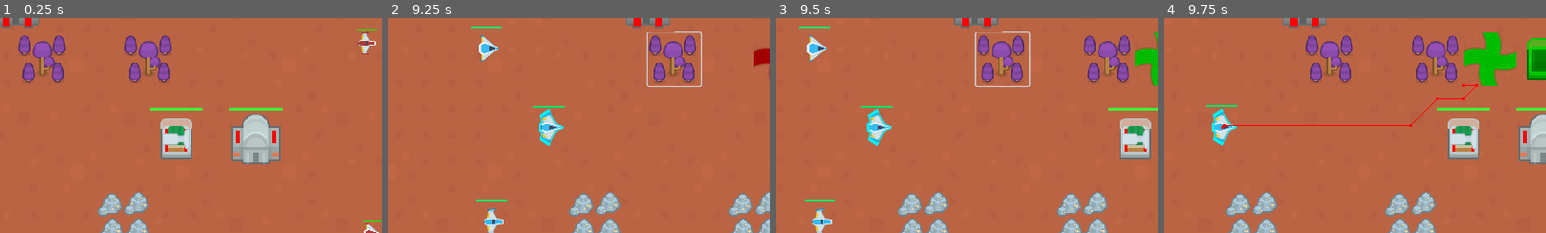
Above: before the commit, frames 1-4 (left to right).
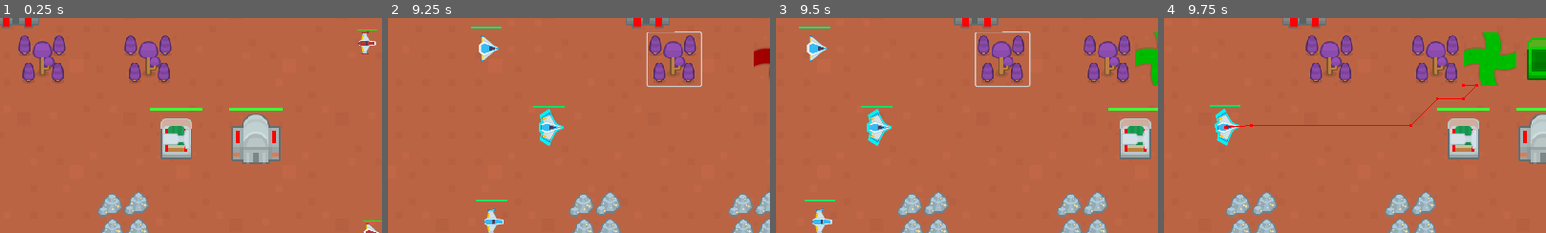
Above: after the commit, the same moments.

Repository: mchiang87/rts
Game: Godot game, scene res://main.tscn
The game is run twice, just before and just after one commit, with the same random seed, the same clock (stepped at 60 frames per second) and the same inputs.
Inputs (mouse positions are % of the whole screen's width and height, from its top left):
- Up to frame 1 (0.25 s): no input
- Up to frame 2 (9.25 s): click (14, 37) at 0.5 s; click (3, 81) at 1.25 s; move the mouse to (72, 45) at 2.02 s; click (72, 45) at 2.17 s; tap Enter at 2.75 s; drag from (30, 55) to (60, 41) at 2.77 s; click (3, 81) at 3.5 s; click (10, 81) at 4.25 s; click (13, 81) at 5 s; click (16, 81) at 5.75 s; click (20, 81) at 6.5 s; click (6, 81) at 7.25 s; click (9, 74) at 8.02 s; click (99, 25) at 8.77 s
- Up to frame 3 (9.5 s): no input
- Up to frame 4 (9.75 s): click (97, 25) at 9.5 s
The pictures show only the part of the screen within x 46-96%, y 15-65%; the shares and areas given below are measured in that part.

Frames 1-3 are identical in both runs. In frame 4, 0.7% of the frame differs, in the area x 11-24%, y 40-60%.

Commit message:
tweaking button click utility + smol refactor

Diff:
--- a/farm.gd
+++ b/farm.gd
@@ -23,6 +23,7 @@
 	add_to_group('building')
 	var characters = 'abcdefghijklmnopqrstuvwxyz'
 	new_id = generate_id(characters, 10)
+	Global.wood_count -= Global.farm_wood_cost
 
 func _physics_process(delta):
 	if create == true:
@@ -161,14 +162,17 @@
 		area.queue_free()
 
 func _on_button_place_pressed():
-	if can_place == true:
-		if freeze_pos == false:
-			print('click2')
-			add_to_group('unbuilt_building')
-			$ButtonPlace.visible = false
-			freeze_pos = true
-			Global.new_worker_target = position
-			Global.new_worker_target_type = "tile"
-			Global.new_worker_target_job = "build"
-			Global.new_worker_target_id = new_id
-			$TimerRemoveNav.start()
+	if Input.is_mouse_button_pressed(MOUSE_BUTTON_LEFT):
+		if can_place == true:
+			if freeze_pos == false:
+				add_to_group('unbuilt_building')
+				$ButtonPlace.visible = false
+				freeze_pos = true
+				Global.new_worker_target = position
+				Global.new_worker_target_type = "tile"
+				Global.new_worker_target_job = "build"
+				Global.new_worker_target_id = new_id
+				$TimerRemoveNav.start()
+	elif Input.is_mouse_button_pressed(MOUSE_BUTTON_RIGHT):
+		Global.wood_count += Global.farm_wood_cost
+		queue_free()
--- a/game_objects.gd
+++ b/game_objects.gd
@@ -13,7 +13,7 @@
 				drag_start = get_global_mouse_position()
 				for item in selected:
 					if str(item.collider) != "<Freed Object>":
-						item.collider.turn_off_all_jobs()
+						#item.collider.turn_off_all_jobs()
 						item.collider.selected = false
 				selected = []
 			elif event.button_index == MOUSE_BUTTON_RIGHT:
--- a/global.gd
+++ b/global.gd
@@ -1,4 +1,17 @@
 extends Node
+
+const tc_gold_cost = 50
+const tc_wood_cost = 50
+
+const barracks_wood_cost = 50
+
+const range_wood_cost = 50
+
+const house_wood_cost = 50
+
+const farm_wood_cost = 50
+
+const tower_wood_cost = 50
 
 var add_nav_spot = PackedVector2Array()
 var add_to_no_nav_spot = PackedVector2Array()
--- a/new_barracks.tscn
+++ b/new_barracks.tscn
@@ -30,6 +30,3 @@
 
 [node name="Sprite2D" parent="CanvasLayer/q4/image" index="1"]
 texture = ExtResource("3_8b2g2")
-
-[node name="ButtonPlace" parent="." index="9"]
-action_mode = 0
--- a/new_house.gd
+++ b/new_house.gd
@@ -1,4 +1,6 @@
 extends Area2D
+
+const house_wood_cost = 50
 
 var health = 10
 var dead = false
@@ -22,6 +24,7 @@
 	add_to_group('building')
 	var characters = 'abcdefghijklmnopqrstuvwxyz'
 	new_id = generate_id(characters, 10)
+	Global.wood_count -= Global.house_wood_cost
 
 func _physics_process(delta):
 	if create == true:
@@ -145,13 +148,17 @@
 		area.queue_free()
 
 func _on_button_place_pressed():
-	if can_place == true:
-		if freeze_pos == false:
-			add_to_group('unbuilt_building')
-			$ButtonPlace.visible = false
-			freeze_pos = true
-			Global.new_worker_target = position
-			Global.new_worker_target_type = "tile"
-			Global.new_worker_target_job = "build"
-			Global.new_worker_target_id = new_id
-			$TimerRemoveNav.start()
+	if Input.is_mouse_button_pressed(MOUSE_BUTTON_LEFT):
+		if can_place == true:
+			if freeze_pos == false:
+				add_to_group('unbuilt_building')
+				$ButtonPlace.visible = false
+				freeze_pos = true
+				Global.new_worker_target = position
+				Global.new_worker_target_type = "tile"
+				Global.new_worker_target_job = "build"
+				Global.new_worker_target_id = new_id
+				$TimerRemoveNav.start()
+	elif Input.is_mouse_button_pressed(MOUSE_BUTTON_RIGHT):
+		Global.wood_count += Global.house_wood_cost
+		queue_free()
--- a/new_tower.gd
+++ b/new_tower.gd
@@ -26,6 +26,7 @@
 	add_to_group('building')
 	var characters = 'abcdefghijklmnopqrstuvwxyz'
 	new_id = generate_id(characters, 10)
+	Global.wood_count -= Global.tower_wood_cost
 
 func _physics_process(delta):
 	if create == true:
@@ -174,16 +175,20 @@
 		area.queue_free()
 
 func _on_button_place_pressed():
-	if can_place == true:
-		if freeze_pos == false:
-			add_to_group('unbuilt_building')
-			$ButtonPlace.visible = false
-			freeze_pos = true
-			Global.new_worker_target = position
-			Global.new_worker_target_type = "tile"
-			Global.new_worker_target_job = "build"
-			Global.new_worker_target_id = new_id
-			$TimerRemoveNav.start()
+	if Input.is_mouse_button_pressed(MOUSE_BUTTON_LEFT):
+		if can_place == true:
+			if freeze_pos == false:
+				add_to_group('unbuilt_building')
+				$ButtonPlace.visible = false
+				freeze_pos = true
+				Global.new_worker_target = position
+				Global.new_worker_target_type = "tile"
+				Global.new_worker_target_job = "build"
+				Global.new_worker_target_id = new_id
+				$TimerRemoveNav.start()
+	elif Input.is_mouse_button_pressed(MOUSE_BUTTON_RIGHT):
+		Global.wood_count += Global.tower_wood_cost
+		queue_free()
 
 func _on_timer_shoot_timeout():
 	able_to_shoot = true
--- a/new_tower.tscn
+++ b/new_tower.tscn
@@ -24,8 +24,9 @@
 offset_bottom = 40.0
 theme_type_variation = &"FlatButton"
 
-[node name="image" parent="CanvasLayer/addWorkerButton" index="0"]
-visible = true
+[node name="ButtonPlace" parent="." index="10"]
+action_mode = 1
+button_mask = 1
 
 [node name="TimerShoot" type="Timer" parent="." index="12"]
 wait_time = 2.0
--- a/new_town_center.tscn
+++ b/new_town_center.tscn
@@ -23,6 +23,8 @@
 offset_right = 40.0
 offset_bottom = 40.0
 theme_type_variation = &"FlatButton"
+action_mode = 0
+button_mask = 3
 
 [node name="TimerRemoveNav" type="Timer" parent="." index="10"]
 wait_time = 0.2
--- a/new_unit_builder.gd
+++ b/new_unit_builder.gd
@@ -31,6 +31,13 @@
 	add_to_group('building')
 	var characters = 'abcdefghijklmnopqrstuvwxyz'
 	new_id = generate_id(characters, 10)
+	if is_tc == true:
+		Global.wood_count -= Global.tc_wood_cost
+		Global.gold_count -= Global.tc_gold_cost
+	if is_barracks == true:
+		Global.wood_count -= Global.barracks_wood_cost
+	if is_range == true:
+		Global.wood_count -= Global.range_wood_cost
 
 func _physics_process(delta):
 	if create == true:
@@ -205,14 +212,23 @@
 		area.queue_free()
 
 func _on_button_place_pressed():
-	if can_place == true:
-		if freeze_pos == false:
-			print('onclick')
-			add_to_group('unbuilt_building')
-			$ButtonPlace.visible = false
-			freeze_pos = true
-			Global.new_worker_target = position
-			Global.new_worker_target_type = "tile"
-			Global.new_worker_target_job = "build"
-			Global.new_worker_target_id = new_id
-			$TimerRemoveNav.start()
+	if Input.is_mouse_button_pressed(MOUSE_BUTTON_LEFT):
+		if can_place == true:
+			if freeze_pos == false:
+				add_to_group('unbuilt_building')
+				$ButtonPlace.visible = false
+				freeze_pos = true
+				Global.new_worker_target = position
+				Global.new_worker_target_type = "tile"
+				Global.new_worker_target_job = "build"
+				Global.new_worker_target_id = new_id
+				$TimerRemoveNav.start()
+	elif Input.is_mouse_button_pressed(MOUSE_BUTTON_RIGHT):
+		if is_tc == true:
+			Global.wood_count += Global.tc_wood_cost
+			Global.gold_count += Global.tc_gold_cost
+		if is_barracks == true:
+			Global.wood_count += Global.barracks_wood_cost
+		if is_range == true:
+			Global.wood_count += Global.range_wood_cost
+		queue_free()
--- a/worker_build_options.gd
+++ b/worker_build_options.gd
@@ -20,36 +20,28 @@
 	if Global.wood_count >= 50 and Global.gold_count >= 50:
 		var new_building = new_town_center.instantiate()
 		$"../../GameObjects".add_child(new_building)
-		Global.wood_count -= 50
-		Global.gold_count -= 50
 
 func _on_button_build_house_pressed():
 	if Global.wood_count >= 50:
 		var new_building = house.instantiate()
 		$"../../GameObjects".add_child(new_building)
-		Global.wood_count -= 50
 
 func _on_button_build_barracks_pressed():
 	if Global.wood_count >= 50:
 		var new_building = barracks.instantiate()
 		$"../../GameObjects".add_child(new_building)
-		Global.wood_count -= 50
 
 func _on_button_build_range_pressed():
 	if Global.wood_count >= 50:
 		var new_building = range_building.instantiate()
 		$"../../GameObjects".add_child(new_building)
-		Global.wood_count -= 50
 
 func _on_button_build_tower_pressed():
 	if Global.wood_count >= 50:
 		var new_building = tower.instantiate()
 		$"../../GameObjects".add_child(new_building)
-		Global.wood_count -= 50
 
 func _on_button_build_farm_pressed():
 	if Global.wood_count >= 50:
-		print('click1')
 		var new_building = farm.instantiate()
 		$"../../GameObjects".add_child(new_building)
-		Global.wood_count -= 50
Not shown, added: farFFD1.tmp
